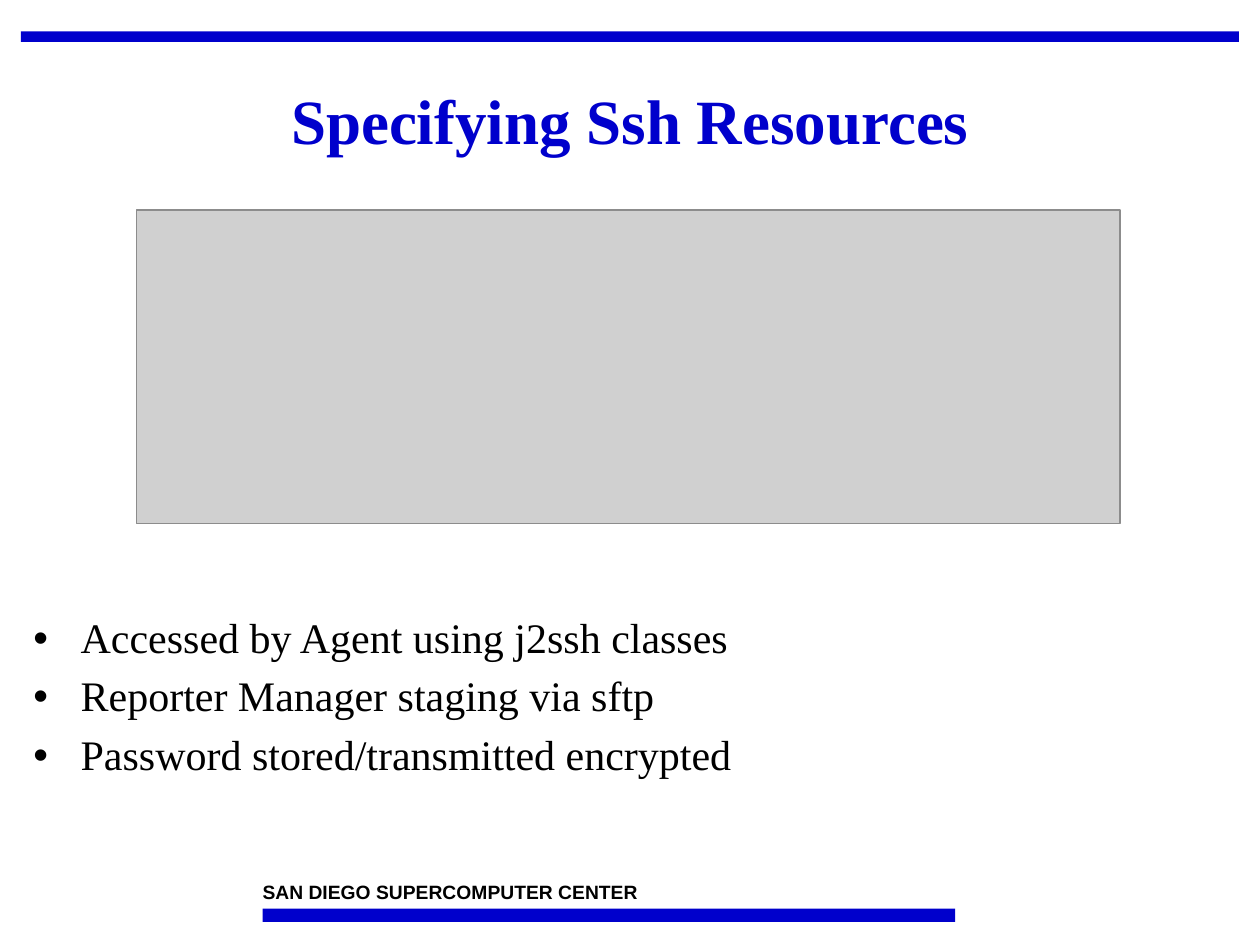
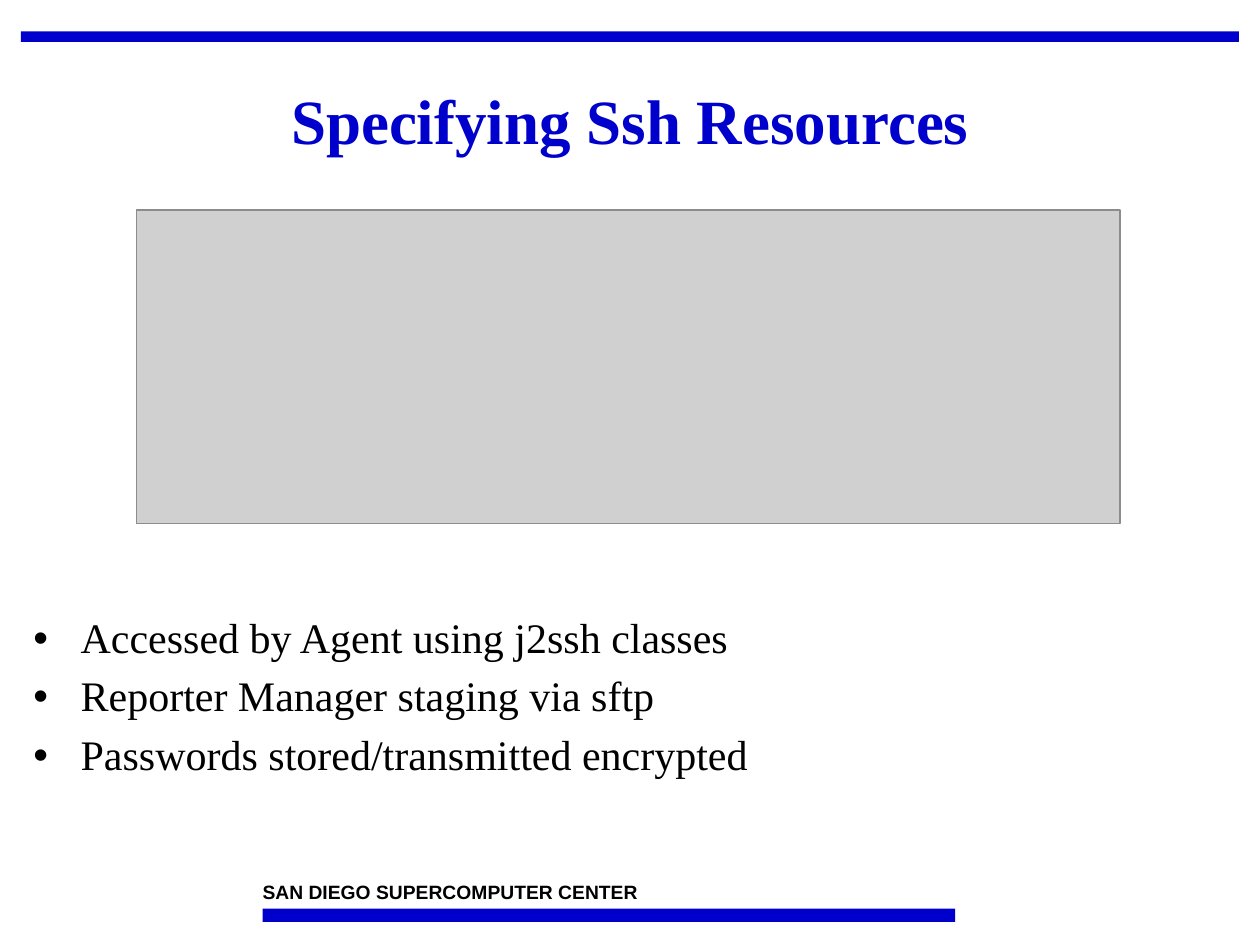
Before and after one commit to IncaProject/inca-xsede, a slide deck: slide 8 of talks/2008workshop/incat.ppt. Drawn at 1260x945 pixels with LibreOffice and Linux fonts; fonts in the diff are those of the drawing; grey boxes stand for pictures; background and template pictures are left out. Boxes give left, top, right and bottom in pixels: in the first picture for what was removed or moved away, otherwise in the second. Text is boxed around its words. In the diff, an @@ line names an element or a change of style, - is before the commit and + after.

```diff
--- a/talks/2008workshop/incat.ppt
+++ b/talks/2008workshop/incat.ppt
@@ text at <box>81,741,748,779</box>: text changed @@
-• Password stored/transmitted encrypted
+• Passwords stored/transmitted encrypted
```
Also in this commit, not shown: 11 other slides changed.
